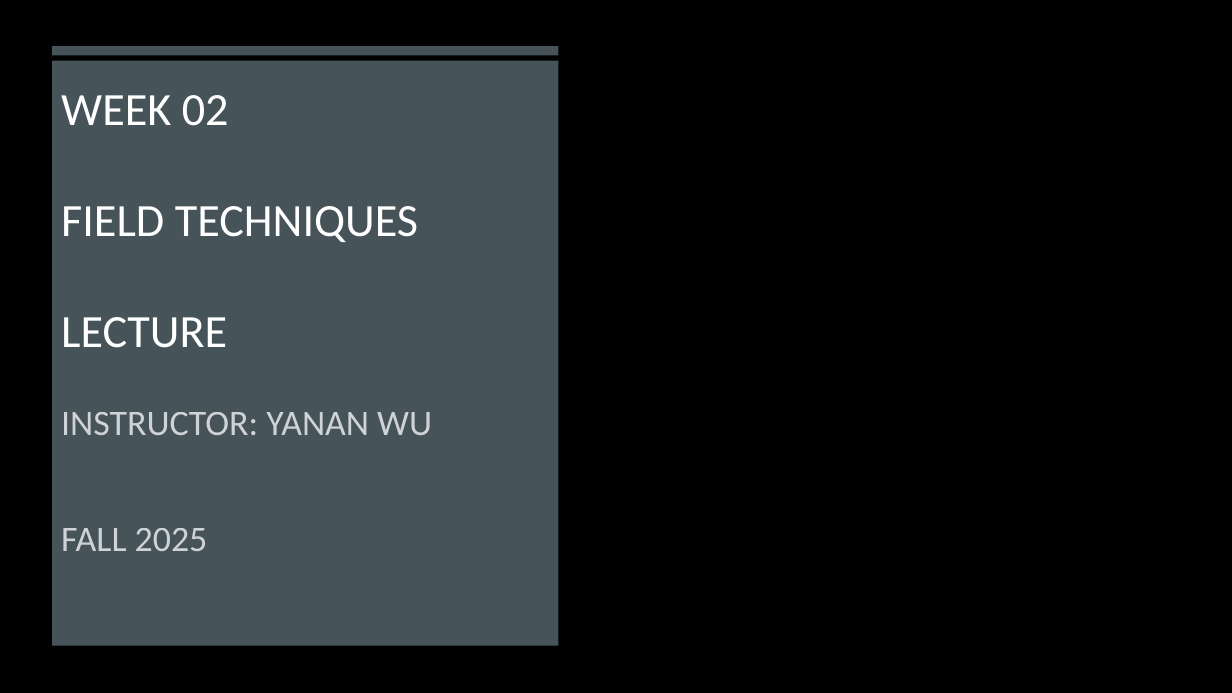
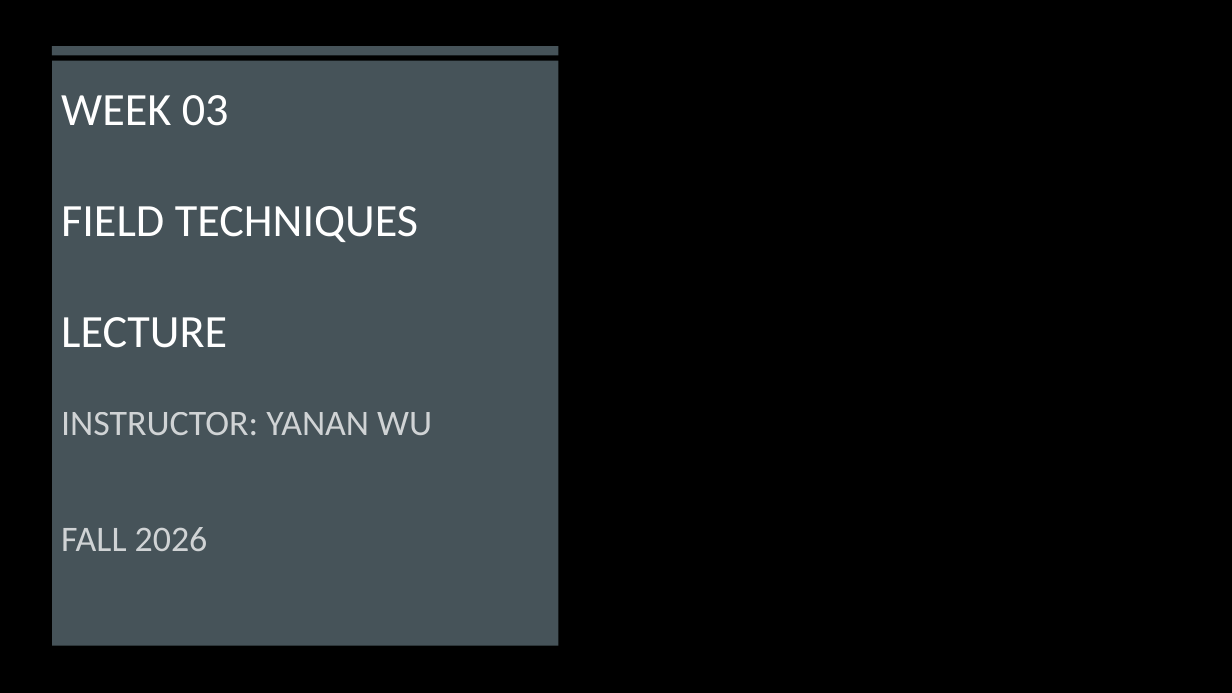
Before and after one commit to gisynw/Field_Techniques, a slide deck: slide 1 of docs/Lectures/Week03/Week03.pptx. Drawn at 1232x693 pixels with LibreOffice and Linux fonts; fonts in the diff are those of the drawing; background and template pictures are left out. Boxes give left, top, right and bottom in pixels: in the first picture for what was removed or moved away, otherwise in the second. Text is boxed around its words. In the diff, an @@ line names an element or a change of style, - is before the commit and + after.

Commit message:
update files

```diff
--- a/docs/Lectures/Week03/Week03.pptx
+++ b/docs/Lectures/Week03/Week03.pptx
@@ title at box(61, 95, 418, 348): text changed @@
-WEEK 02
-FIELD TECHNIQUES
-LECTURE
+WEEK 03
+FIELD TECHNIQUES
+LECTURE
@@ subtitle at box(61, 527, 208, 551): text changed @@
-FALL 2025
+FALL 2026
```
Also in this commit, not shown: 3 other slides changed.
